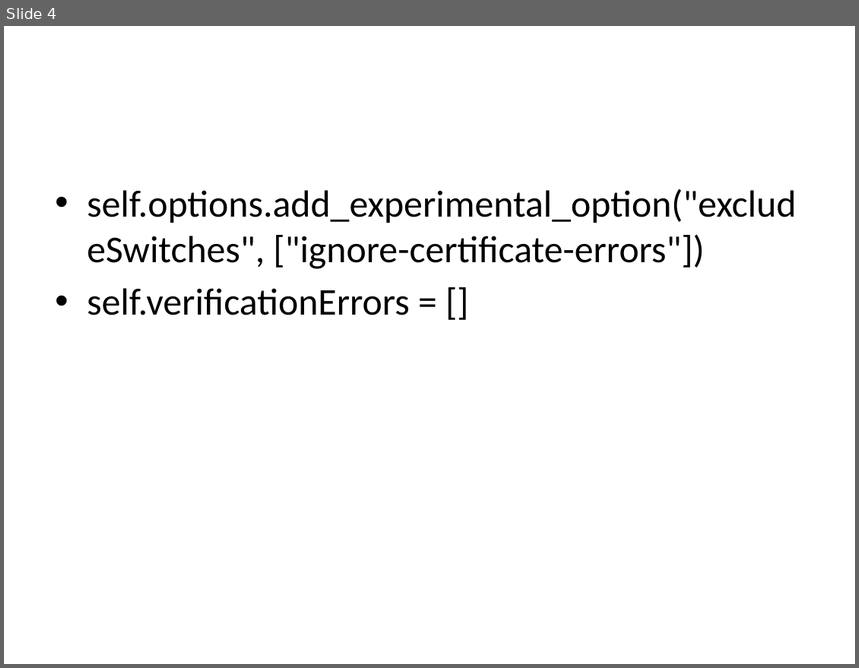
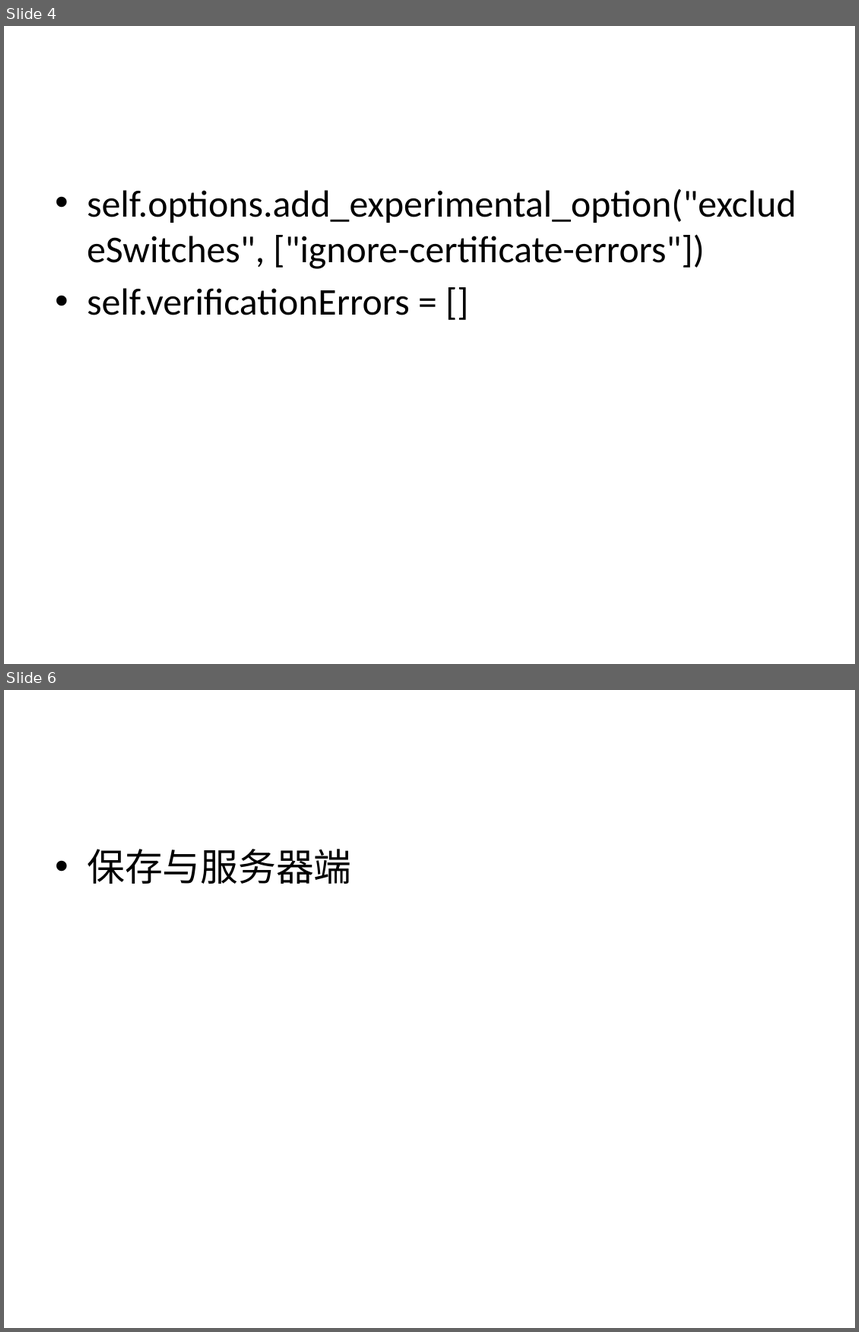
Before and after one commit to kevinslx/CaiPiao, a slide deck: selenium webdriver with python.pptx. Shown one above the other, each under a label of ours: slide 4 before the commit, slides 4 and 6 after it; the slides between them are not shown. The pictures are 859x668 and 859x1332 pixels, drawn with LibreOffice and Linux fonts; fonts in the diff are those of the drawing. Boxes give left, top, right and bottom in pixels: in the first picture for what was removed or moved away, otherwise in the second. Text is boxed around its words. In the diff, an @@ line names an element or a change of style, - is before the commit and + after.

```diff
--- a/selenium webdriver with python.pptx
+++ b/selenium webdriver with python.pptx
@@ slide 6 added at box(4, 690, 855, 1328), background #FFFFFF @@
@@ text added at box(87, 849, 352, 884), 32 pt, text #000000 @@
+• 保存与服务器端
```
Also in this commit, not shown: 2 other slides added, 1 slide removed, 16 other files.
